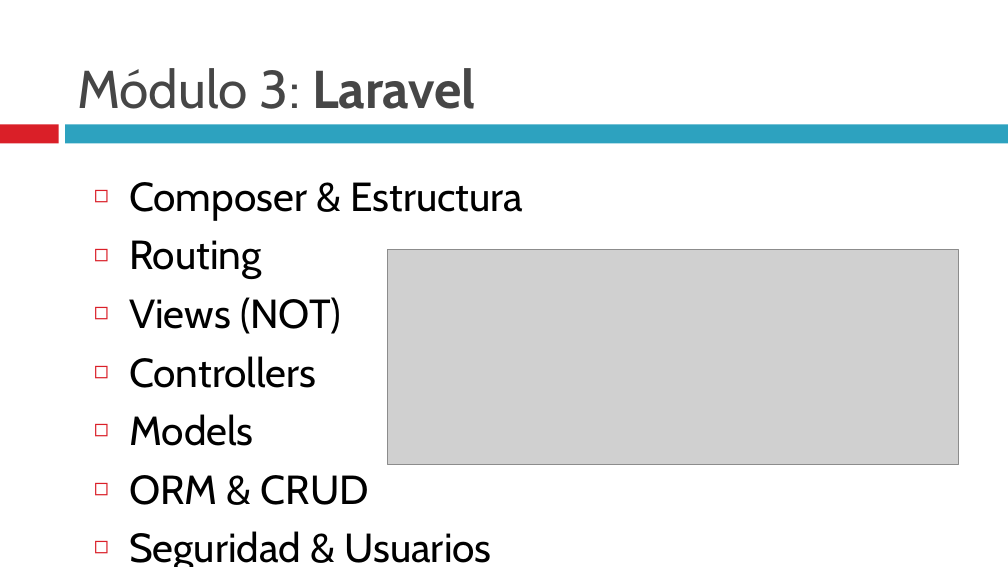
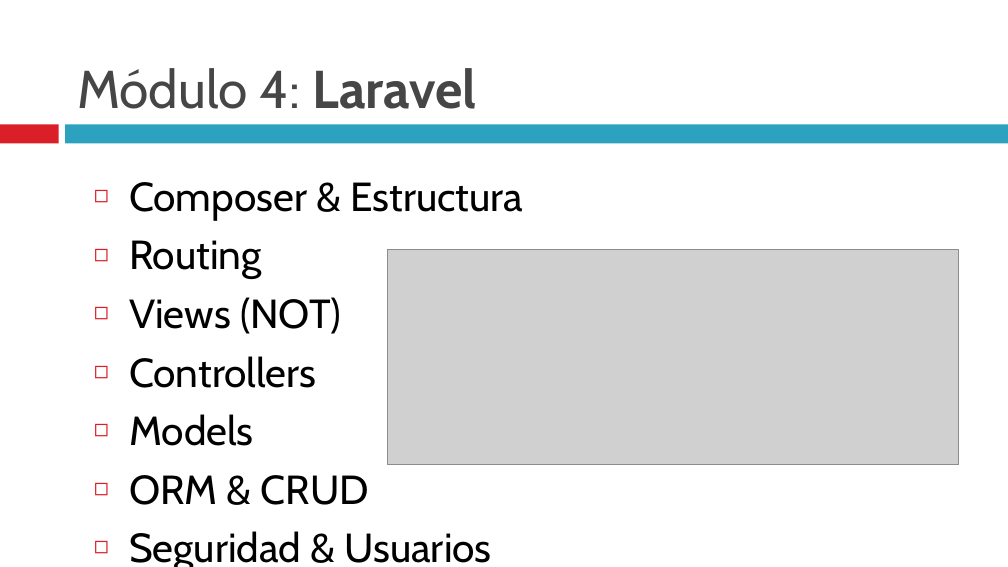
Before and after one commit to leamarty/cursoweb, a slide deck: slide 2 of M4/Módulo 4.pptx. Drawn at 1008x567 pixels with LibreOffice and Linux fonts; fonts in the diff are those of the drawing; grey boxes stand for pictures. Boxes give left, top, right and bottom in pixels: in the first picture for what was removed or moved away, otherwise in the second. Text is boxed around its words. In the diff, an @@ line names an element or a change of style, - is before the commit and + after.

Commit message:
Módulo 5

```diff
--- a/M4/Módulo 4.pptx
+++ b/M4/Módulo 4.pptx
@@ title at (77,68,477,109): text changed @@
-Módulo 3: Laravel
+Módulo 4: Laravel
```
Also in this commit, not shown: 12 other files.
